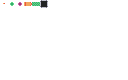
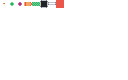
Comparing the layer stacks of the two 128 × 80 images. Changes:
painted on "Layer 9" over bbox(48, 0, 64, 8)
